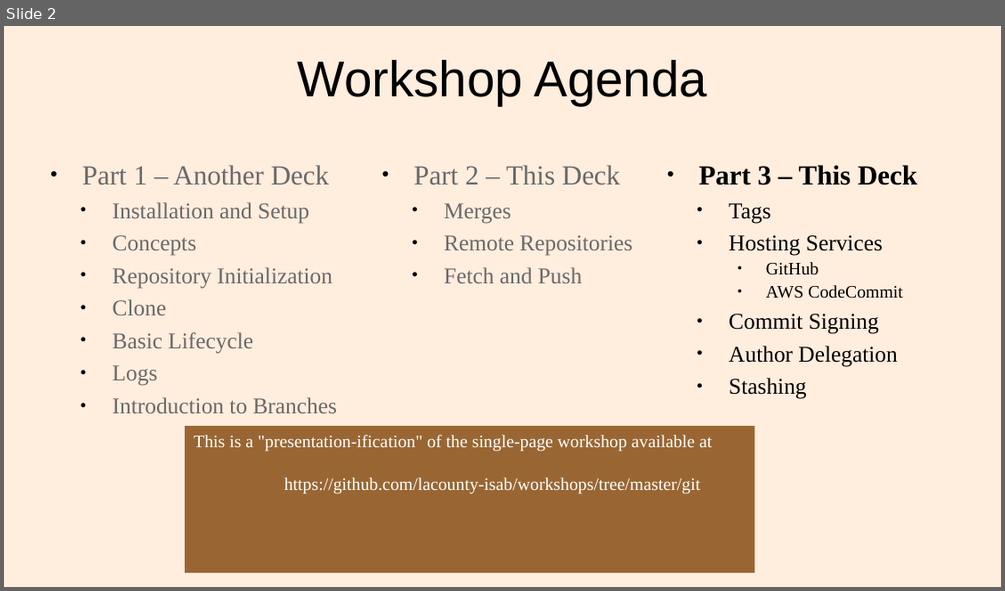
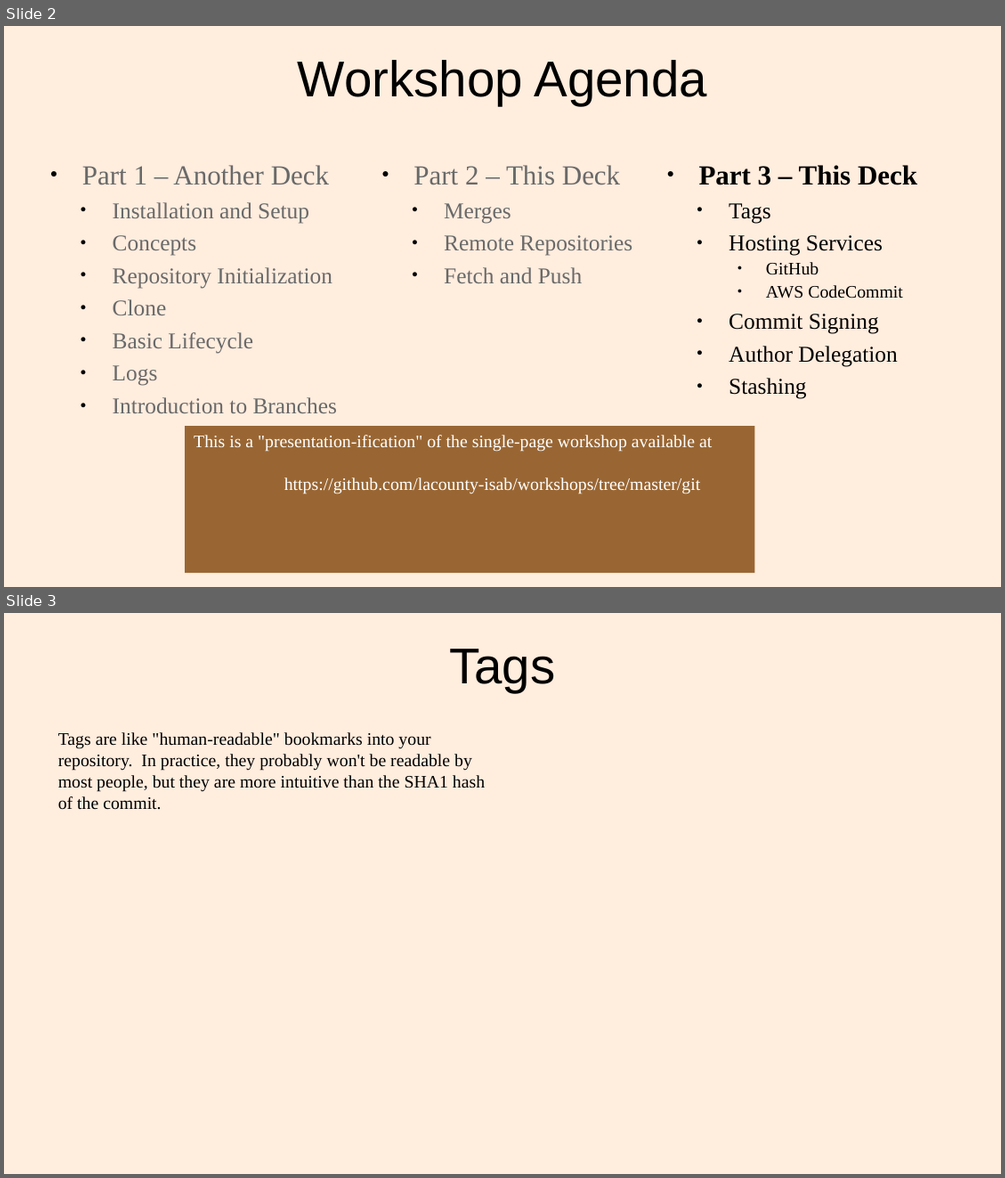
Before and after one commit to lacounty-isab/workshops, a slide deck: git/GitWorkshop3.odp. Shown one above the other, each under a label of ours: slide 2 before the commit, slides 2 and 3 after it. The pictures are 1005x591 and 1005x1178 pixels, drawn with LibreOffice and Linux fonts; fonts in the diff are those of the drawing. Boxes give left, top, right and bottom in pixels: in the first picture for what was removed or moved away, otherwise in the second. Text is boxed around its words. In the diff, an @@ line names an element or a change of style, - is before the commit and + after.

```diff
--- a/git/GitWorkshop3.odp
+++ b/git/GitWorkshop3.odp
@@ slide 3 added at (4,613,1001,1174), background #FFEDDE @@
@@ title added at (449,649,555,693), 40 pt, text #000000 @@
+Tags
@@ text added at (58,732,485,810), 14 pt, text #000000 @@
+Tags are like "human-readable" bookmarks into your repository. In practice, they probably won't be readable by most people, but they are more intuitive than the SHA1 hash of the commit.
```
Also in this commit, not shown: 7 slides removed, 3 other files.
